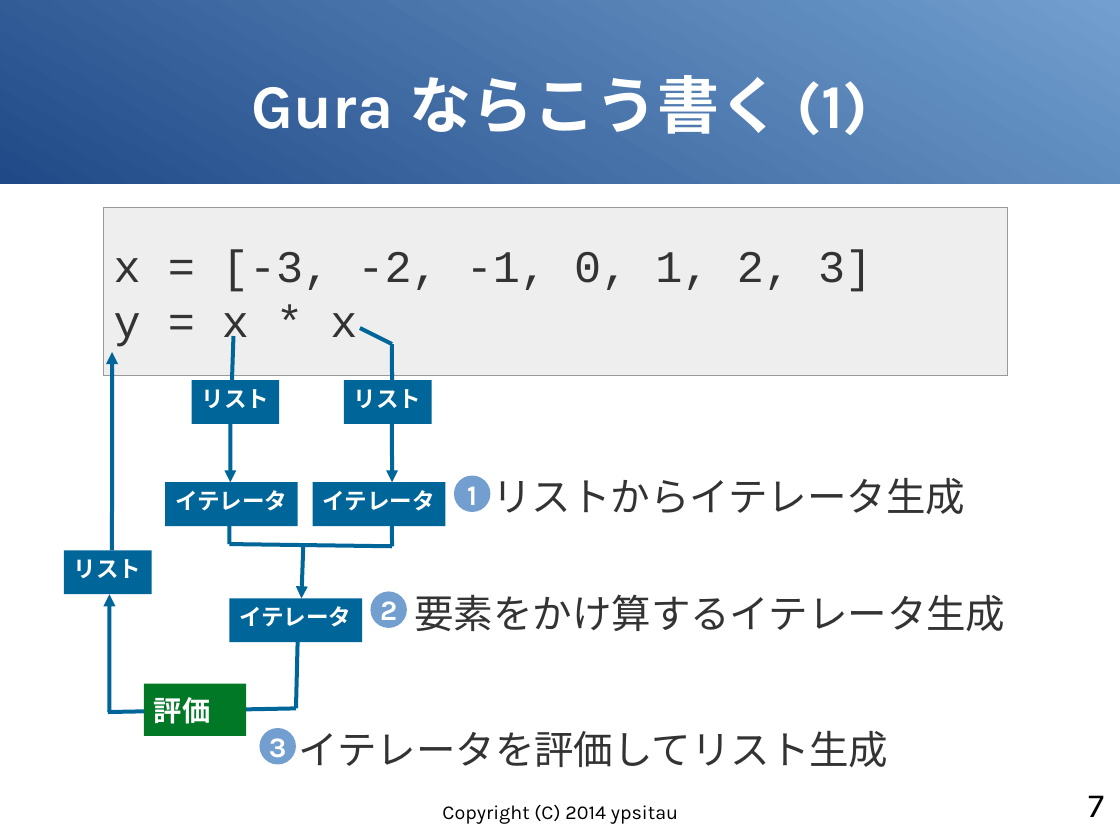
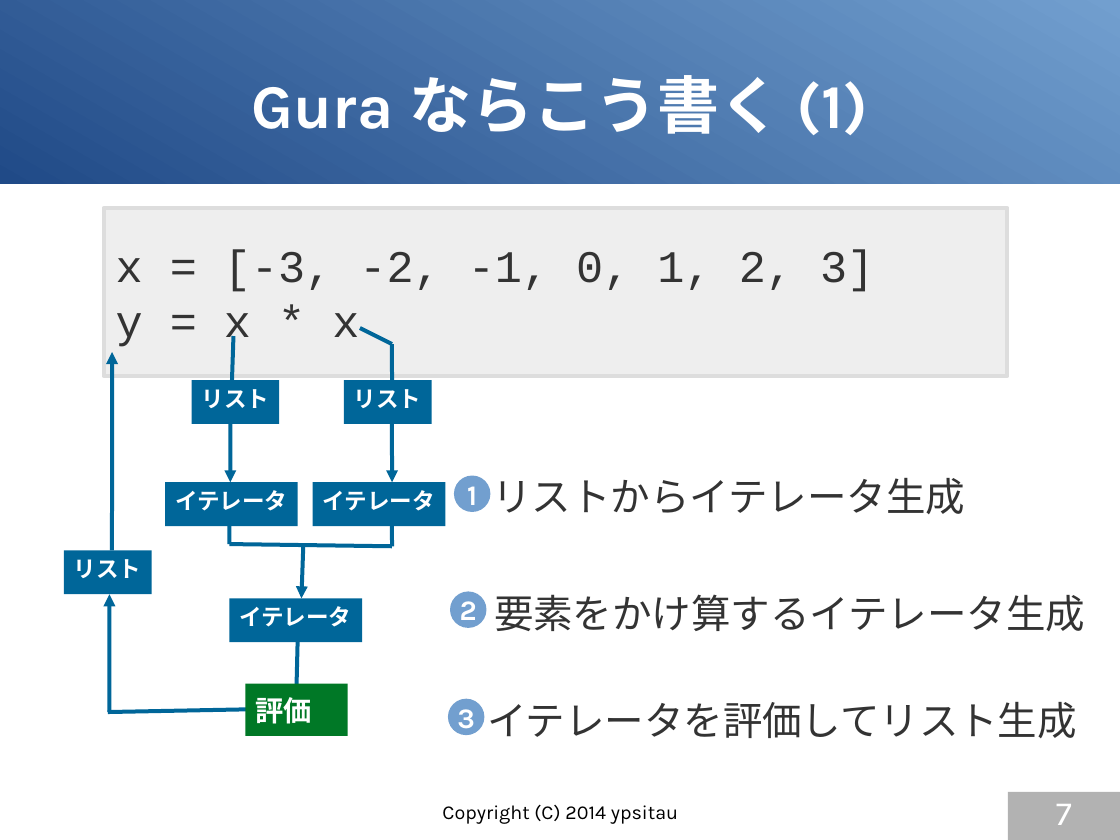
Before and after one commit to gura-lang/gura-doc, a slide deck: slide 7 of presentation/gura-introduction.odp. Drawn at 1120x840 pixels with LibreOffice and Linux fonts; fonts in the diff are those of the drawing. Boxes give left, top, right and bottom in pixels: in the first picture for what was removed or moved away, otherwise in the second. Text is boxed around its words. In the diff, an @@ line names an element or a change of style, - is before the commit and + after.

```diff
--- a/presentation/gura-introduction.odp
+++ b/presentation/gura-introduction.odp
@@ rectangle "x = [-3, -2, -1, ..." at (x1=104, y1=208, x2=1008, y2=376): outline #999999 0 pt to #DDDDDD 2.83 pt @@
@@ ellipse "2" moved from (x1=371, y1=592, x2=408, y2=628) to (x1=450, y1=592, x2=487, y2=628) @@
@@ text "要素をかけ算するイテレータ生成" moved from (x1=414, y1=594, x2=1005, y2=631) to (x1=494, y1=594, x2=1085, y2=631) @@
@@ rectangle "評価" moved from (x1=144, y1=684, x2=247, y2=737) to (x1=246, y1=684, x2=349, y2=737) @@
@@ ellipse "3" moved from (x1=259, y1=729, x2=296, y2=765) to (x1=448, y1=699, x2=485, y2=736) @@
@@ text "イテレータを評価してリスト生成" moved from (x1=299, y1=731, x2=889, y2=767) to (x1=487, y1=702, x2=1077, y2=738) @@
@@ page number resized from (x1=1088, y1=795, x2=1104, y2=817) to (x1=1008, y1=793, x2=1120, y2=840) @@
@@ page number at (x1=1008, y1=793, x2=1120, y2=840): text colour #000000 to #FFFFFF; fill none to #B2B2B2 @@
```
Also in this commit, not shown: 21 other slides changed, 2 slides added, 1 slide removed.
